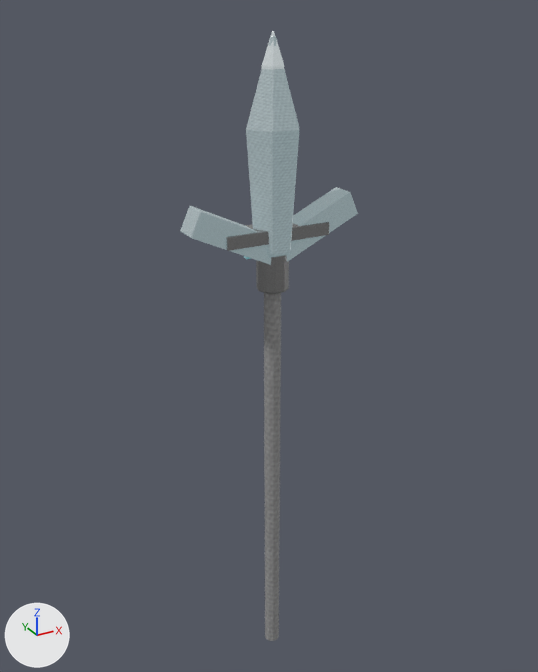
Renders of the Blender file assets/models/source/crystal-weapon-atgeir.blend from each side of a commit.
One viewpoint serves both versions: a camera (50 mm lens) standing at (-1.48, -2.65, 1.84) and looking at (0.03, 0.09, 0.47). The lights are fixed; the arrows at lower left show +X, +Y and +Z. The first picture is the older version.

The scene before the commit, as lines of its bpy script (objects in view):
```python
ob_left_wing = bpy.data.objects.new('left-wing', me_left_wing)
ob_left_wing.location = (-0.19, 0.0, 0.99)
ob_main_point = bpy.data.objects.new('main-point', me_main_point)
ob_main_point.location = (0.0, 0.0, 1.32)
ob_pole = bpy.data.objects.new('pole', me_pole)
ob_pole.location = (0.0, 0.0, -0.18)
ob_rainbow_bind = bpy.data.objects.new('rainbow-bind', me_rainbow_bind)
ob_rainbow_bind.location = (0.0, 0.08, 0.88)
ob_right_wing = bpy.data.objects.new('right-wing', me_right_wing)
ob_right_wing.location = (0.19, 0.0, 0.99)
ob_socket = bpy.data.objects.new('socket', me_socket)
ob_socket.location = (0.0, 0.0, 0.85)
ob_tip = bpy.data.objects.new('tip', me_tip)
ob_tip.location = (0.0, 0.0, 1.605)
ob_wing_core = bpy.data.objects.new('wing-core', me_wing_core)
ob_wing_core.location = (0.0, 0.0, 0.98)
```
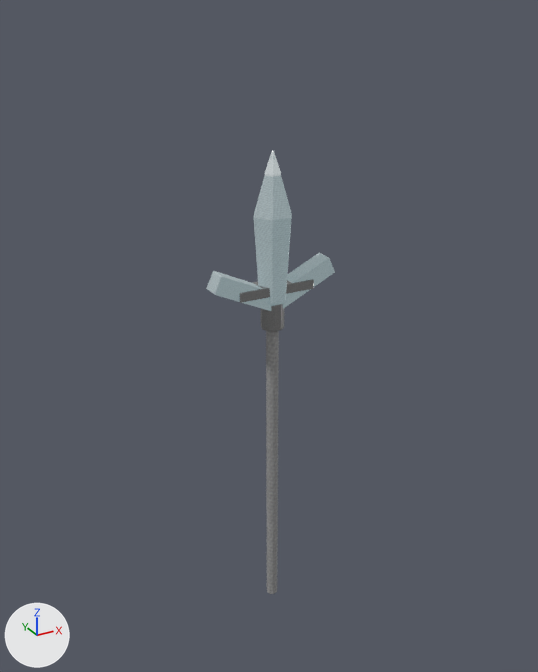
Where the change shows, as pixel boxes [x1, y1, x2, y2] in the pictures (538 x 672 px):
'main-point', mesh rescaled, moved (28% narrower, 32% shorter)
    before: [246, 36, 299, 257]
    after: [254, 156, 292, 306]
'pole', moved
    before: [264, 293, 281, 641]
    after: [266, 331, 279, 594]
'left-wing', moved, rescaled (28% narrower, 32% shorter)
    before: [180, 206, 271, 265]
    after: [206, 271, 271, 311]
'right-wing', moved, rescaled (26% narrower, 25% shorter)
    before: [287, 187, 358, 262]
    after: [283, 253, 335, 309]
'wing-core', moved, rescaled (26% narrower, 17% shorter)
    before: [227, 222, 329, 251]
    after: [239, 279, 314, 303]
'socket', moved
    before: [256, 255, 289, 294]
    after: [261, 304, 284, 332]
'tip', mesh rescaled, moved (26% narrower, 30% shorter)
    before: [262, 31, 284, 70]
    after: [265, 150, 281, 177]

Patch to the scene script:
```diff
--- a/assets/models/source/crystal-weapon-atgeir.blend.py
+++ b/assets/models/source/crystal-weapon-atgeir.blend.py
@@ me_main_point @@
-me_main_point.from_pydata(...)  # 14 vertices, 24 faces; spans x -0.12..0.12, y -0.104..0.104, z -0.46..0.46
+me_main_point.from_pydata(...)  # 14 vertices, 24 faces; spans x -0.09..0.09, y -0.078..0.078, z -0.345..0.345
+# me_main_point part 1: the whole mesh is scaled about its middle by 0.75
 me_main_point.materials.append(mat_magenheim_crystal_weapon_crystal_weapon_atgeir_crystal_stone)
@@ me_tip @@
-me_tip.from_pydata(...)  # 14 vertices, 24 faces; spans x -0.05..0.05, y -0.043..0.043, z -0.165..0.165
+me_tip.from_pydata(...)  # 14 vertices, 24 faces; spans x -0.038..0.038, y -0.032..0.032, z -0.124..0.124
+# me_tip part 2: the whole mesh is scaled about its middle by 0.75
 me_tip.materials.append(mat_magenheim_crystal_weapon_crystal_weapon_atgeir_crystal_bright_stone)
@@ me_left_wing @@
-me_left_wing.from_pydata(...)  # 8 vertices, 12 faces; spans x -0.205..0.205, y -0.055..0.055, z -0.134..0.134
+me_left_wing.from_pydata(...)  # 8 vertices, 12 faces; spans x -0.153..0.153, y -0.041..0.041, z -0.101..0.101
+# me_left_wing part 3: the whole mesh is scaled about its middle by 0.75
 me_left_wing.materials.append(mat_magenheim_crystal_weapon_crystal_weapon_atgeir_crystal_stone)
@@ me_right_wing @@
-me_right_wing.from_pydata(...)  # 8 vertices, 12 faces; spans x -0.205..0.205, y -0.055..0.055, z -0.134..0.134
+me_right_wing.from_pydata(...)  # 8 vertices, 12 faces; spans x -0.153..0.153, y -0.041..0.041, z -0.101..0.101
+# me_right_wing part 4: the whole mesh is scaled about its middle by 0.75
 me_right_wing.materials.append(mat_magenheim_crystal_weapon_crystal_weapon_atgeir_crystal_stone)
@@ me_wing_core @@
-me_wing_core.from_pydata(...)  # 8 vertices, 12 faces; spans x -0.24..0.24, y -0.065..0.065, z -0.028..0.028
+me_wing_core.from_pydata(...)  # 8 vertices, 12 faces; spans x -0.18..0.18, y -0.049..0.049, z -0.021..0.021
+# me_wing_core part 5: the whole mesh is scaled about its middle by 0.75
 me_wing_core.materials.append(mat_magenheim_crystal_weapon_crystal_weapon_atgeir_silver_crystal)
@@ ob_pole @@
 ob_pole = bpy.data.objects.new('pole', me_pole)
-ob_pole.location = (0.0, 0.0, -0.18)
+ob_pole.location = (0.0, 0.0, -0.135)
 _m = ob_pole.modifiers.new('Crafted edge chamfer', 'BEVEL')
@@ ob_socket @@
 ob_socket = bpy.data.objects.new('socket', me_socket)
-ob_socket.location = (0.0, 0.0, 0.85)
+ob_socket.location = (0.0, 0.0, 0.637)
 _m = ob_socket.modifiers.new('Crafted edge chamfer', 'BEVEL')
@@ ob_main_point @@
 ob_main_point = bpy.data.objects.new('main-point', me_main_point)
-ob_main_point.location = (0.0, 0.0, 1.32)
+ob_main_point.location = (0.0, 0.0, 0.99)
 _m = ob_main_point.modifiers.new('Crafted edge chamfer', 'BEVEL')
@@ ob_tip @@
 ob_tip = bpy.data.objects.new('tip', me_tip)
-ob_tip.location = (0.0, 0.0, 1.605)
+ob_tip.location = (0.0, 0.0, 1.204)
 _m = ob_tip.modifiers.new('Crafted edge chamfer', 'BEVEL')
@@ ob_left_wing @@
 ob_left_wing = bpy.data.objects.new('left-wing', me_left_wing)
-ob_left_wing.location = (-0.19, 0.0, 0.99)
+ob_left_wing.location = (-0.142, 0.0, 0.743)
 _m = ob_left_wing.modifiers.new('Crafted edge chamfer', 'BEVEL')
@@ ob_right_wing @@
 ob_right_wing = bpy.data.objects.new('right-wing', me_right_wing)
-ob_right_wing.location = (0.19, 0.0, 0.99)
+ob_right_wing.location = (0.142, 0.0, 0.743)
 _m = ob_right_wing.modifiers.new('Crafted edge chamfer', 'BEVEL')
@@ ob_wing_core @@
 ob_wing_core = bpy.data.objects.new('wing-core', me_wing_core)
-ob_wing_core.location = (0.0, 0.0, 0.98)
+ob_wing_core.location = (0.0, 0.0, 0.735)
 _m = ob_wing_core.modifiers.new('Crafted edge chamfer', 'BEVEL')
@@ ob_rainbow_bind @@
 ob_rainbow_bind = bpy.data.objects.new('rainbow-bind', me_rainbow_bind)
-ob_rainbow_bind.location = (0.0, 0.08, 0.88)
+ob_rainbow_bind.location = (0.0, 0.06, 0.66)
 _m = ob_rainbow_bind.modifiers.new('Crafted edge chamfer', 'BEVEL')
```
